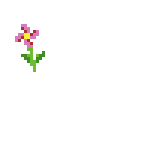
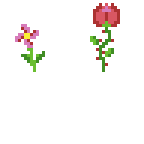
The second 144 x 144 image is a revision of the first. Changes to its layers:
painted on "Arrière-plan" over [90, 3, 120, 72]
